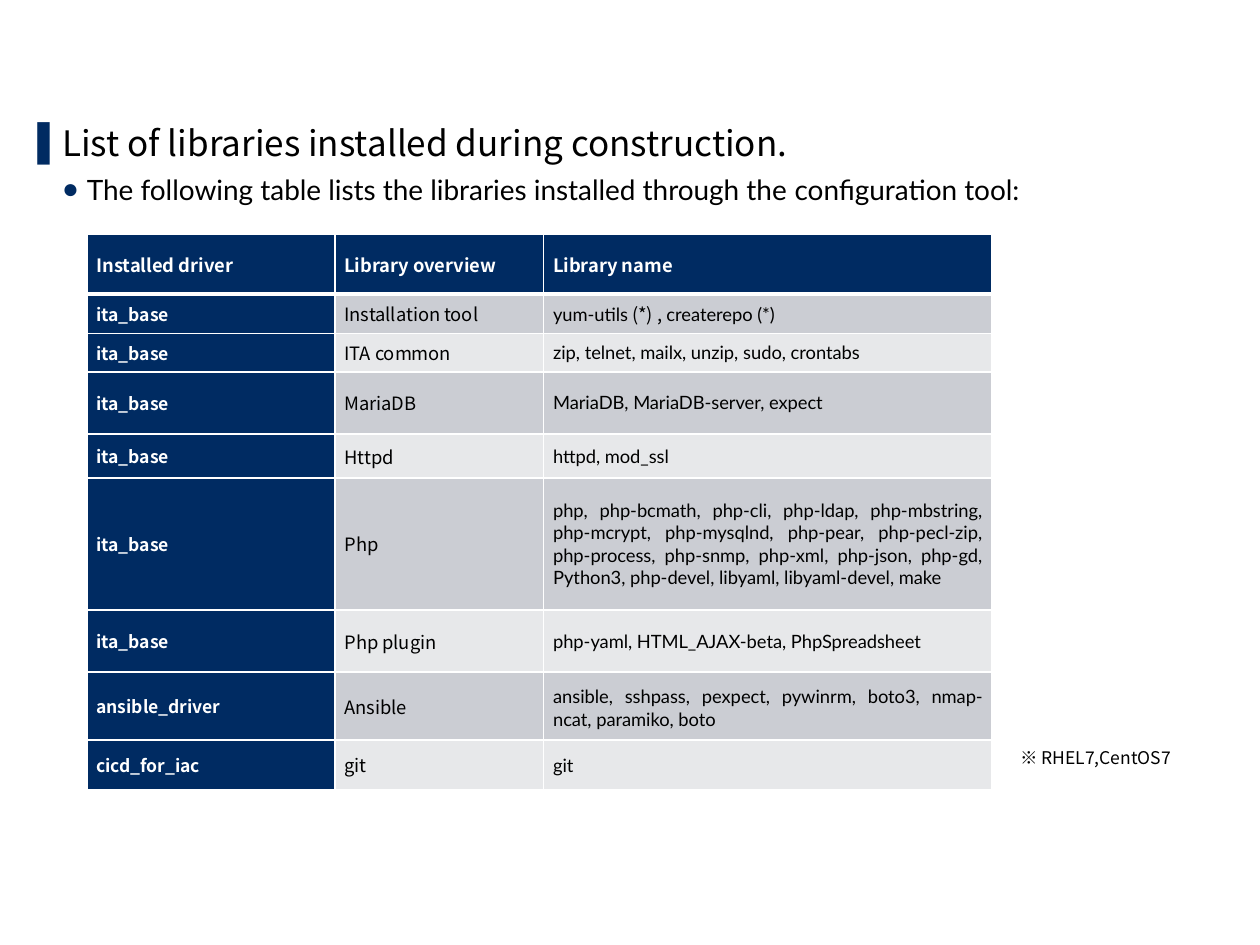
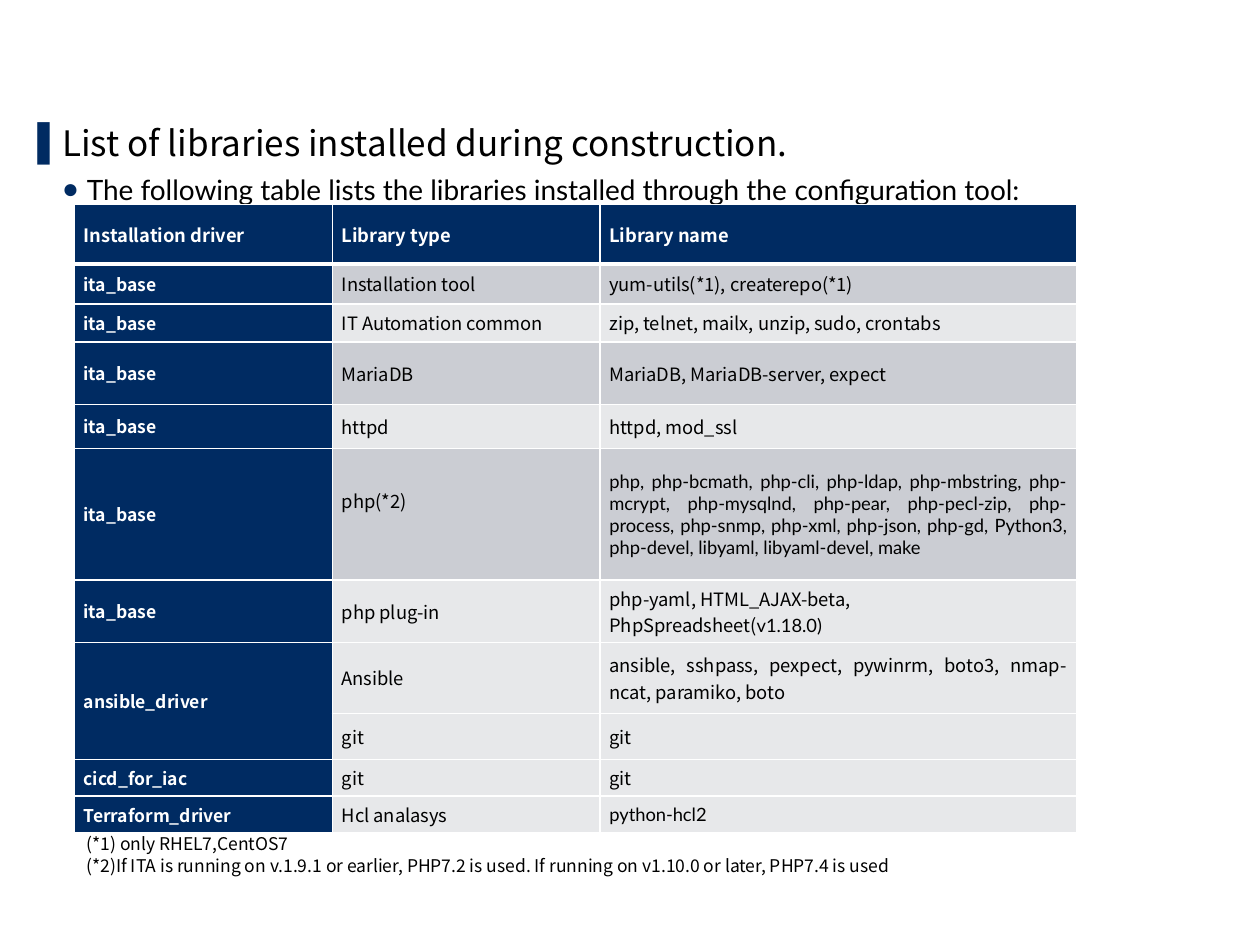
Before and after one commit to exastro-suite/it-automation-docs, a slide deck: slide 25 of asset/Learn/ITA-offline-install.pptx. Drawn at 1260x945 pixels with LibreOffice and Linux fonts; fonts in the diff are those of the drawing; background and template pictures are left out. Boxes give left, top, right and bottom in pixels: in the first picture for what was removed or moved away, otherwise in the second. Text is boxed around its words. In the diff, an @@ line names an element or a change of style, - is before the commit and + after.

```diff
--- a/asset/Learn/ITA-offline-install.pptx
+++ b/asset/Learn/ITA-offline-install.pptx
@@ table at (x1=74, y1=204, x2=1076, y2=833) @@
-row 1, column 1: Installed driver
+row 1, column 1: Installation driver
-row 1, column 2: Library overview
+row 1, column 2: Library type
-row 2, column 3: yum-utils (*) , createrepo (*)
+row 2, column 3: yum-utils(*1), createrepo(*1)
-row 3, column 2: ITA common
+row 3, column 2: IT Automation common
-row 5, column 2: Httpd
+row 5, column 2: httpd
-row 6, column 2: Php
+row 6, column 2: php(*2)
-row 7, column 2: Php plugin
+row 7, column 2: php plug-in
-row 7, column 3: php-yaml, HTML_AJAX-beta, PhpSpreadsheet
+row 7, column 3: php-yaml, HTML_AJAX-beta, PhpSpreadsheet(v1.18.0)
+row 9:  | git | git
+row 11: Terraform_driver | Hcl analasys | python-hcl2
@@ table resized from (x1=87, y1=234, x2=993, y2=790) to (x1=74, y1=204, x2=1076, y2=833) @@
@@ text at (x1=87, y1=836, x2=889, y2=877): text changed @@
-※ RHEL7,CentOS7
+(*1) only RHEL7,CentOS7
+(*2)If ITA is running on v.1.9.1 or earlier, PHP7.2 is used. If running on v1.10.0 or later, PHP7.4 is used
```
Also in this commit, not shown: 5 other slides changed, 5 other files.
